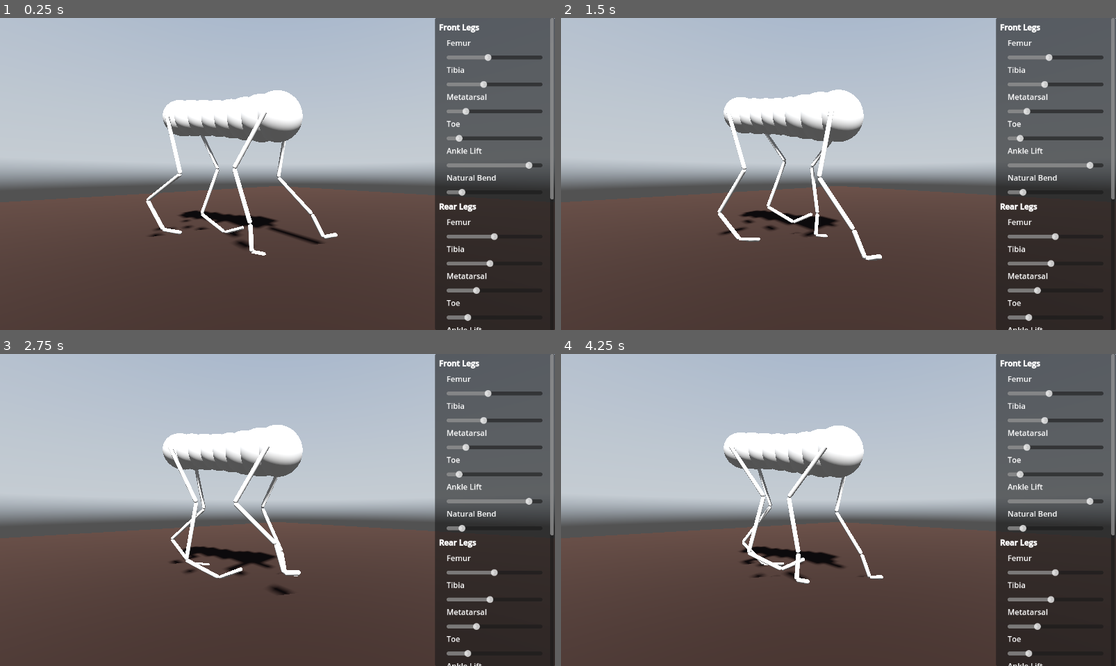
Above: before the commit, frames 1-4 (two rows, left to right).
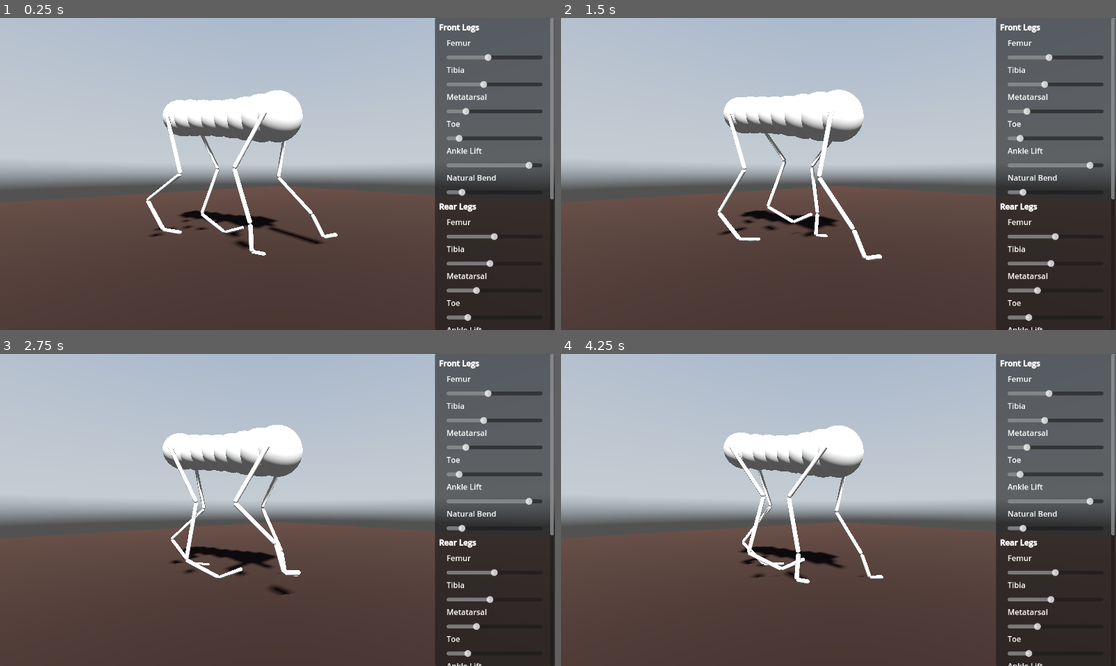
Above: after the commit, the same moments.

Repository: jehoz/legs-and-gaits
Game: Godot game, scene res://scenes/default.tscn
The game is run twice, just before and just after one commit, with the same random seed, the same clock (stepped at 60 frames per second) and the same inputs. A sky picture missing from this copy of the repository is replaced by a grey-blue gradient.
Inputs:
- Up to frame 1 (0.25 s): no input
- Up to frame 2 (1.5 s): no input
- Up to frame 3 (2.75 s): no input
- Up to frame 4 (4.25 s): no input

The runs differ from the first frame. In frame 1, less than 0.1% of the frame differs, in the area x 30-45%, y 25-39%; in frame 2, 0.2%, in the area x 30-48%, y 23-66%; in frame 3, 0.1%; in frame 4, 0.2%.

Commit message:
Fix body IK bug

Diff:
--- a/scripts/body_ik_solver.gd
+++ b/scripts/body_ik_solver.gd
@@ -16,7 +16,7 @@
 	var control_points = [
 		segments[0].global_position,
 		segments[0].global_position + segments[0].global_basis.z * (body_length / 2),
-		segments[-1].global_position + -segments[0].global_basis.z * (body_length / 2),
+		segments[-1].global_position + -segments[-1].global_basis.z * (body_length / 2),
 		segments[-1].global_position
 	]
 	var n = control_points.size()
